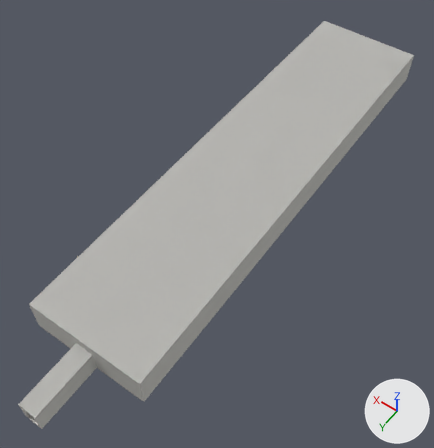
Before and after pictures for a commit that changed the Blender file blender/zona_poligono.blend.
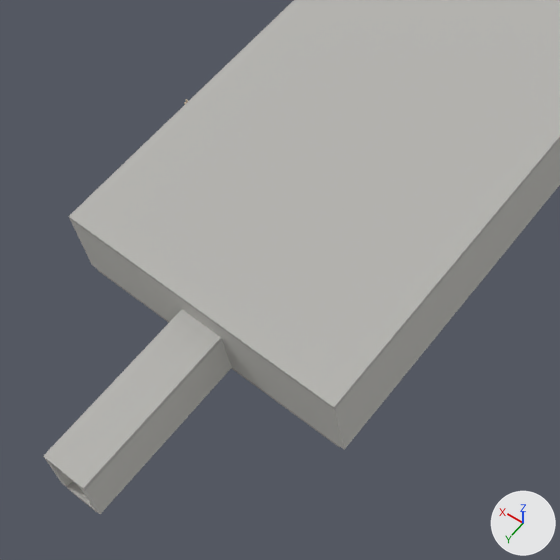
Each version is shown whole from a 50 mm lens placed at (-26.2, 22.6, 57.1), pointed at (0.1, -14.3, -0.8), then close up on the part from 0% to 54% of the width and 48% to 100% of the height. The lights are fixed; the arrows at lower right show +X, +Y and +Z. The last two pictures show the newer version.

The first close-up shows 'poligono_struttura'.
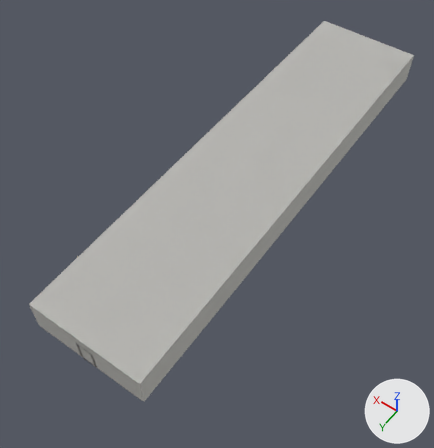
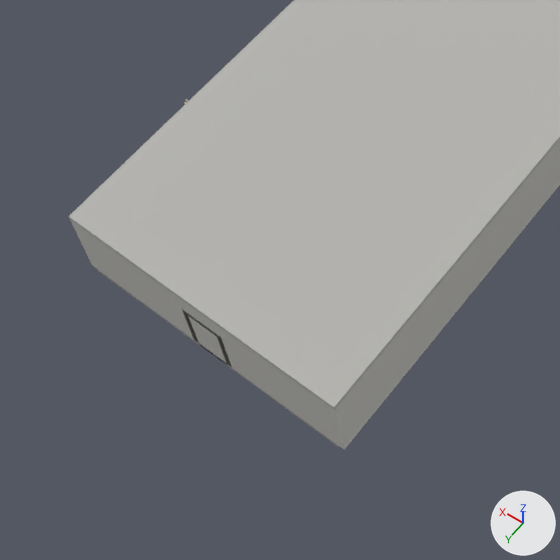
The edits, one by one:
me_poligono_struttura is used by ob_poligono_struttura; location (0.0, 0.0, 0.0).
me_poligono_struttura had 480 vertices, 360 faces and spanned x -7.3..7.3, y -52.3..16.0, z -0.2..4.2.
me_poligono_struttura now has 448 vertices, 328 faces and spans x -7.3..7.3, y -52.3..8.3, z -0.2..4.2.
Part 1, on me_poligono_struttura:
12 vertices are removed from x -1.1..1.1, y 16.0, z -0.2..2.8.
19 faces are deleted.
4 vertices move from x 0.8..1.1, y 16.0, z 0.0..2.6 to x -0.8..0.8, y 8.3, z 0.0..2.3.
4 vertices are added at (-0.8, 8.0, 0.0), (-0.8, 8.0, 2.3), (0.8, 8.0, 0.0), (0.8, 8.0, 2.3).
5 new faces join them.
Other edits to the shape of me_poligono_struttura do not show in these pictures.

Changed parts and their boxes (x1, y1, x2, y2) in the close-ups (560 x 560 px):
'poligono_struttura', reshaped: before (43, 0, 560, 514); after (69, 0, 560, 450)
part 1 of me_poligono_struttura, cut back: before (43, 309, 232, 514); after (190, 320, 226, 363)
